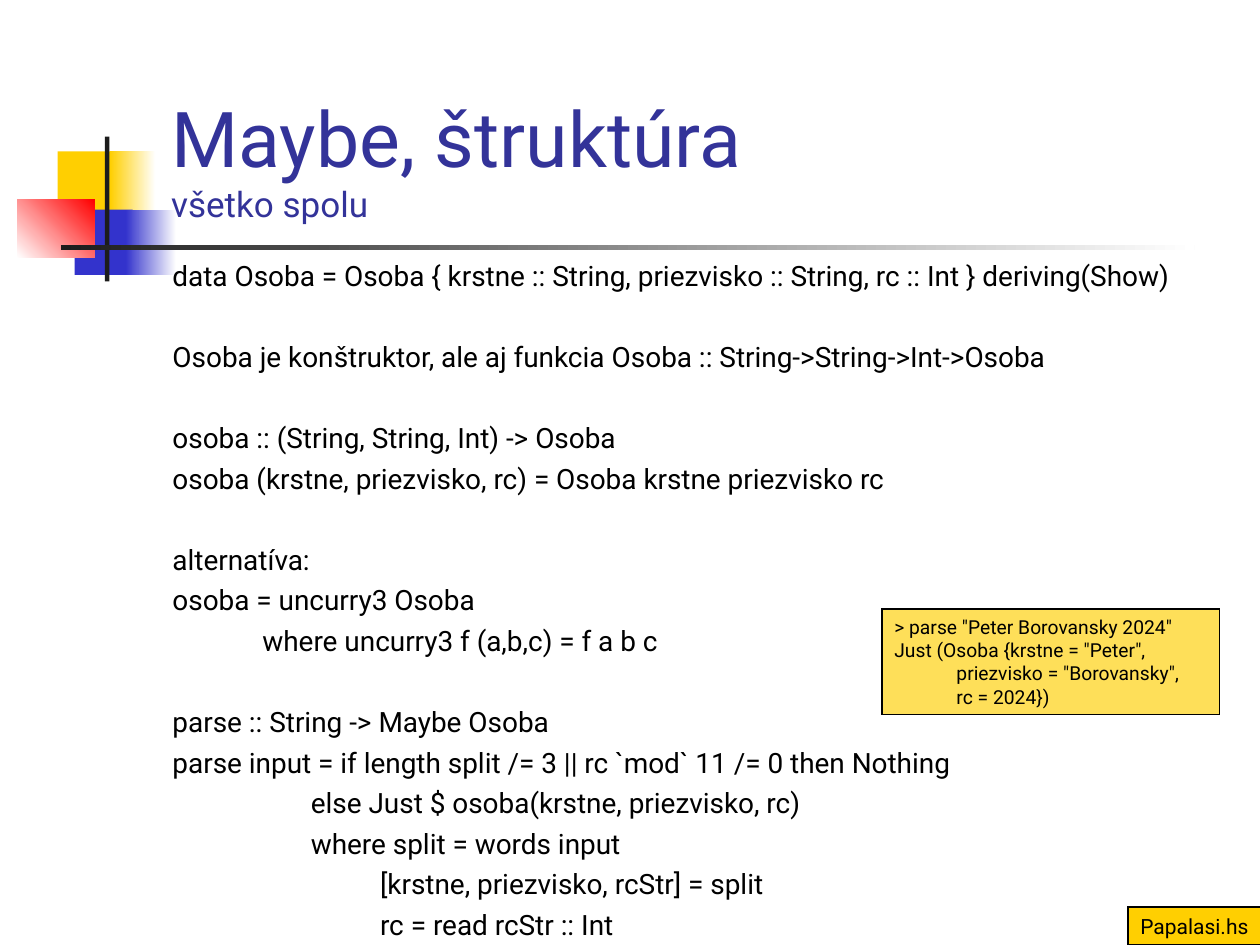
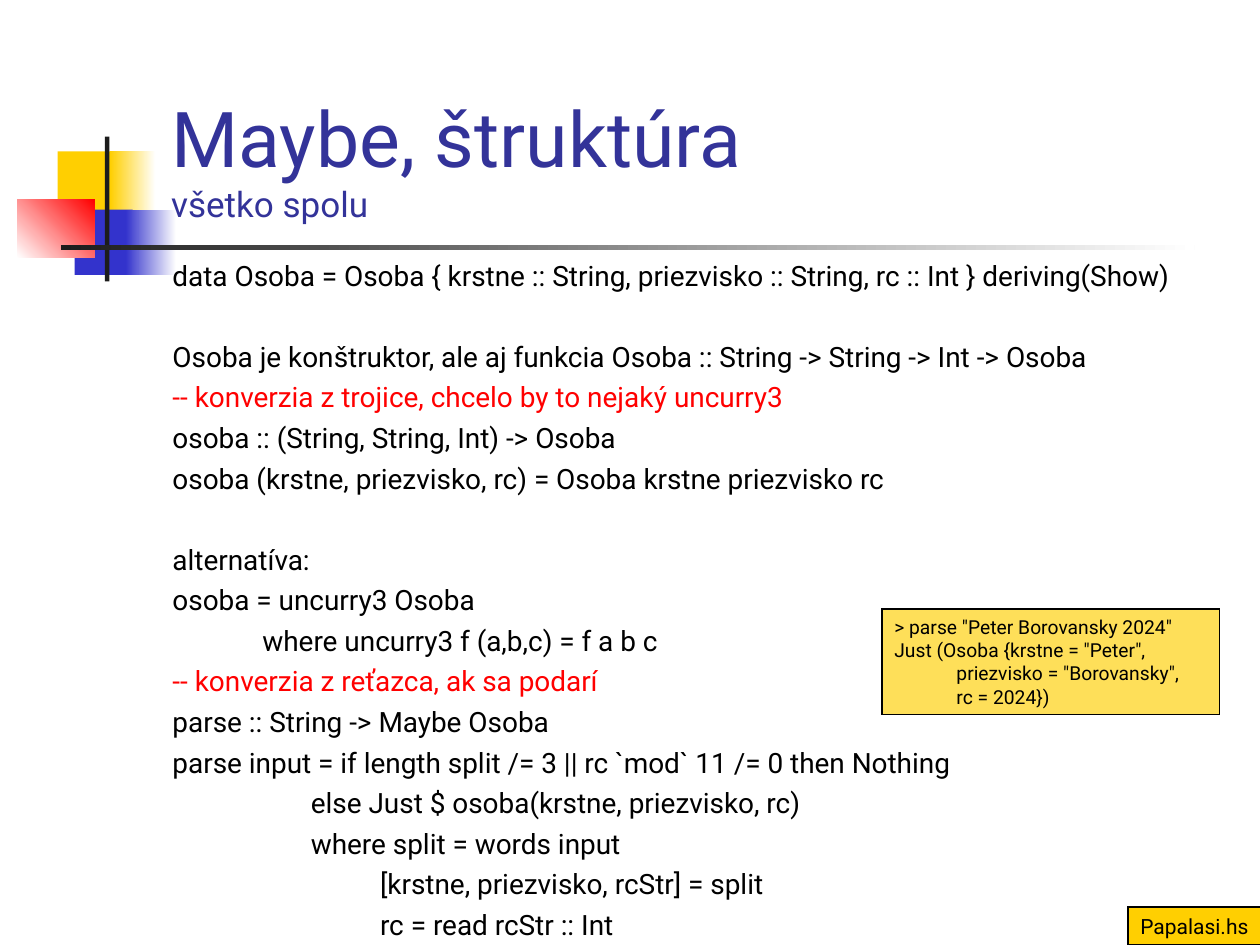
Before and after one commit to Funkcionalne/Prednasky, a slide deck: slide 2 of 13/13_fpro.ppt. Drawn at 1260x945 pixels with LibreOffice and Linux fonts; fonts in the diff are those of the drawing. Boxes give left, top, right and bottom in pixels: in the first picture for what was removed or moved away, otherwise in the second. Text is boxed around its words. In the diff, an @@ line names an element or a change of style, - is before the commit and + after.

```diff
--- a/13/13_fpro.ppt
+++ b/13/13_fpro.ppt
@@ text at [172,345,1086,413]: text changed @@
-Osoba je konštruktor, ale aj funkcia Osoba :: String->String->Int->Osoba
+Osoba je konštruktor, ale aj funkcia Osoba :: String -> String -> Int -> Osoba
+-- konverzia z trojice, chcelo by to nejaký uncurry3
@@ text at [195,668,598,697]: paragraph added @@
+-- konverzia z reťazca, ak sa podarí
```
Also in this commit, not shown: 8 other slides changed, 5 other files.
